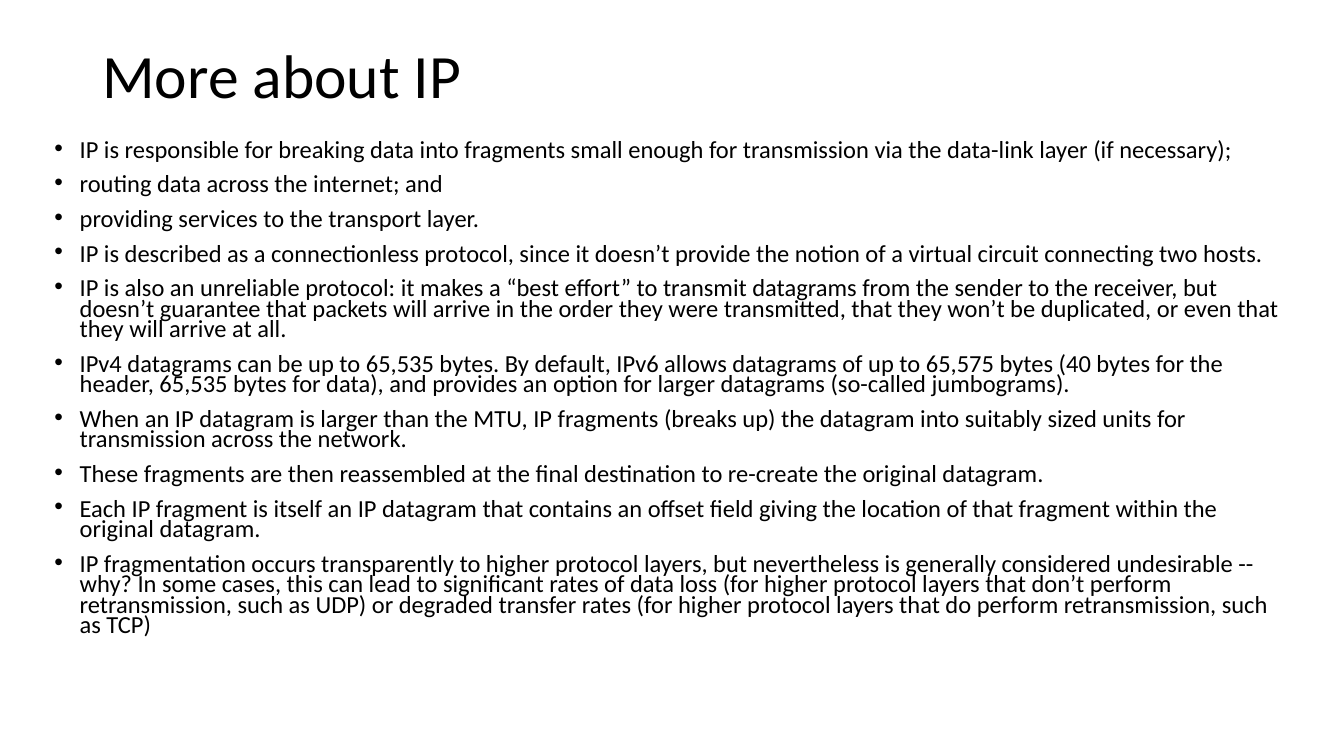
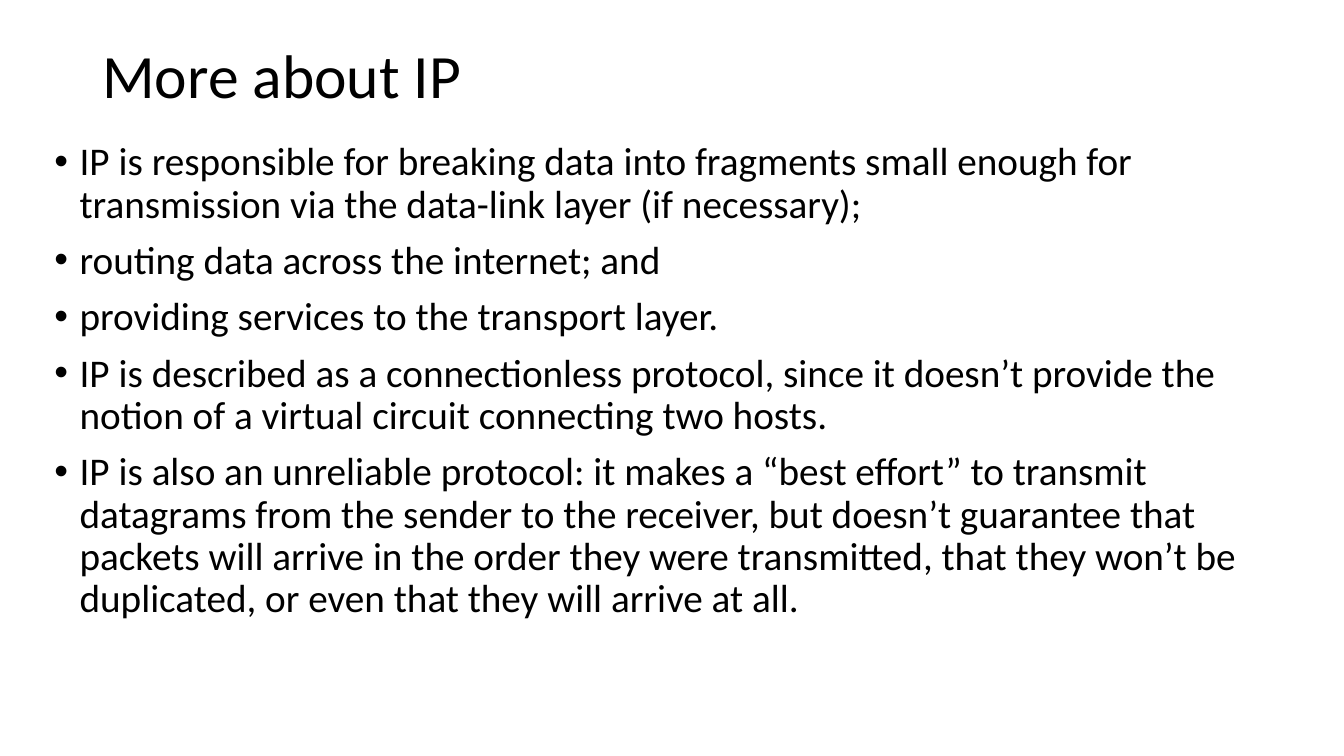
Before and after one commit to vu-resilient-distributed-systems/lectures-fall-2019, a slide deck: slide 23 of Module-1-Networking/Networking.pptx. Drawn at 1344x756 pixels with LibreOffice and Linux fonts; fonts in the diff are those of the drawing. Boxes give left, top, right and bottom in pixels: in the first picture for what was removed or moved away, otherwise in the second. Text is boxed around its words. In the diff, an @@ line names an element or a change of style, - is before the commit and + after.

```diff
--- a/Module-1-Networking/Networking.pptx
+++ b/Module-1-Networking/Networking.pptx
@@ text "IP is responsible for breaking ..." at bbox=[80, 147, 1236, 619]: size 17.5 to 28 pt; line spacing 0.7 to 0.9 @@
@@ text at bbox=[80, 354, 1268, 636]: paragraphs removed @@
-• IPv4 datagrams can be up to 65,535 bytes. By default, IPv6 allows datagrams of up to 65,575 bytes (40 bytes for the header, 65,535 bytes for data), and provides an option for larger datagrams (so-called jumbograms).
-• When an IP datagram is larger than the MTU, IP fragments (breaks up) the datagram into suitably sized units for transmission across the network.
-• These fragments are then reassembled at the final destination to re-create the original datagram.
-• Each IP fragment is itself an IP datagram that contains an offset field giving the location of that fragment within the original datagram.
-• IP fragmentation occurs transparently to higher protocol layers, but nevertheless is generally considered undesirable -- why? In some cases, this can lead to significant rates of data loss (for higher protocol layers that don’t perform retransmission, such as UDP) or degraded transfer rates (for higher protocol layers that do perform retransmission, such as TCP)
```
Also in this commit, not shown: 7 other slides changed, 8 slides added, 39 other files.
